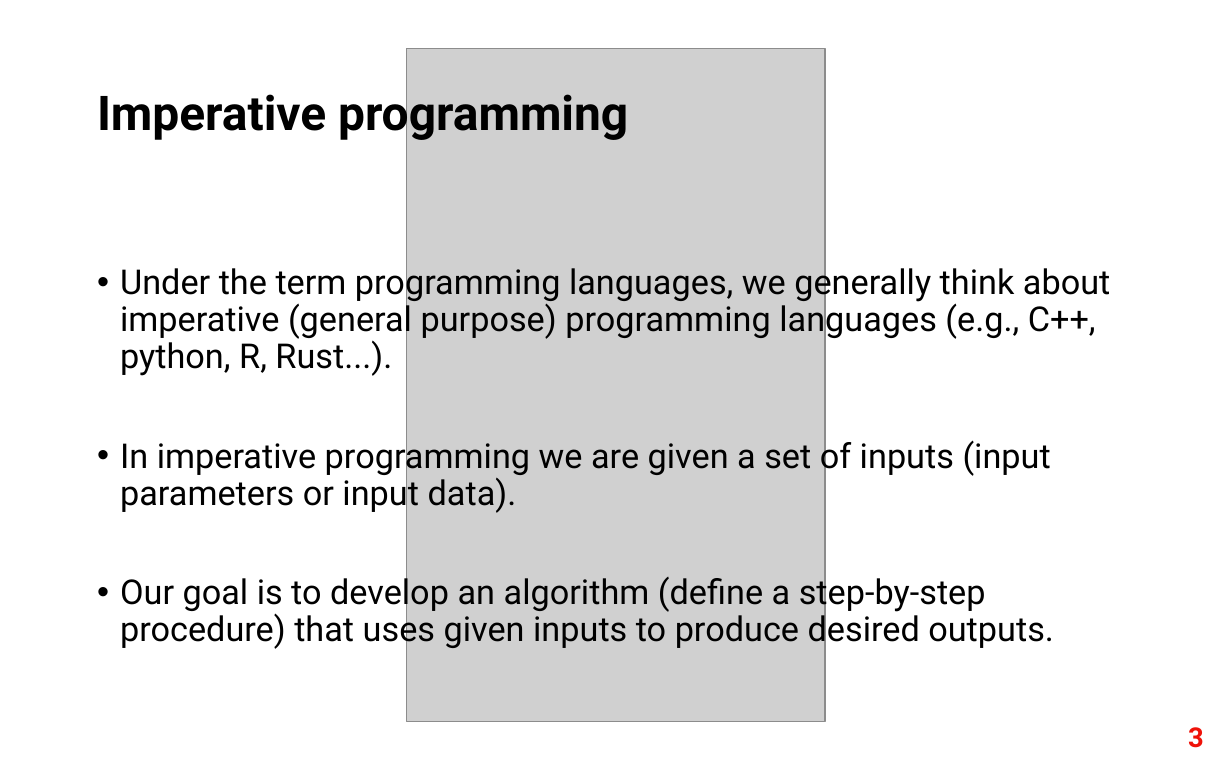
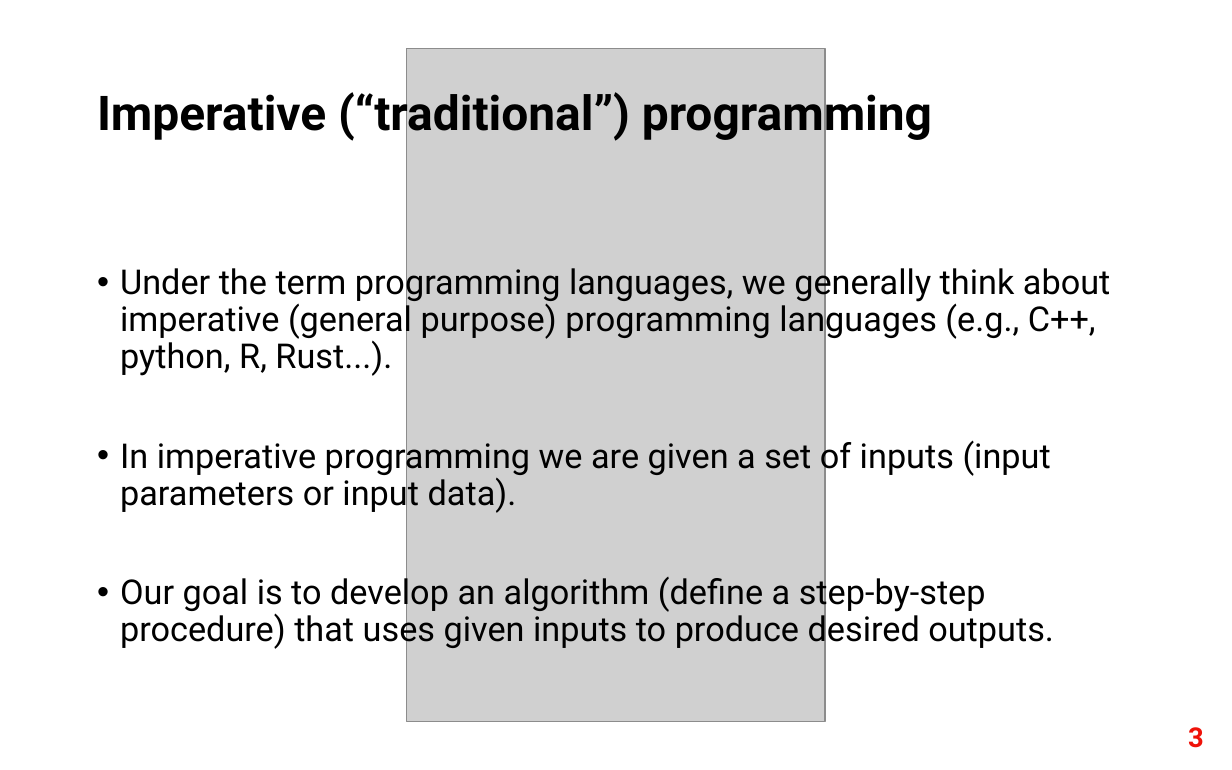
Before and after one commit to fri-datascience/course_bs, a slide deck: slide 3 of session_03_probabilistic_programming/probabilistic_programming.pptx. Drawn at 1232x770 pixels with LibreOffice and Linux fonts; fonts in the diff are those of the drawing; grey boxes stand for pictures. Boxes give left, top, right and bottom in pixels: in the first picture for what was removed or moved away, otherwise in the second. Text is boxed around its words. In the diff, an @@ line names an element or a change of style, - is before the commit and + after.

Commit message:
slides tweak

```diff
--- a/session_03_probabilistic_programming/probabilistic_programming.pptx
+++ b/session_03_probabilistic_programming/probabilistic_programming.pptx
@@ title at [97,87,932,142]: text changed @@
-Imperative programming
+Imperative (“traditional”) programming
```
Also in this commit, not shown: 1 slide removed, 1 other file.
